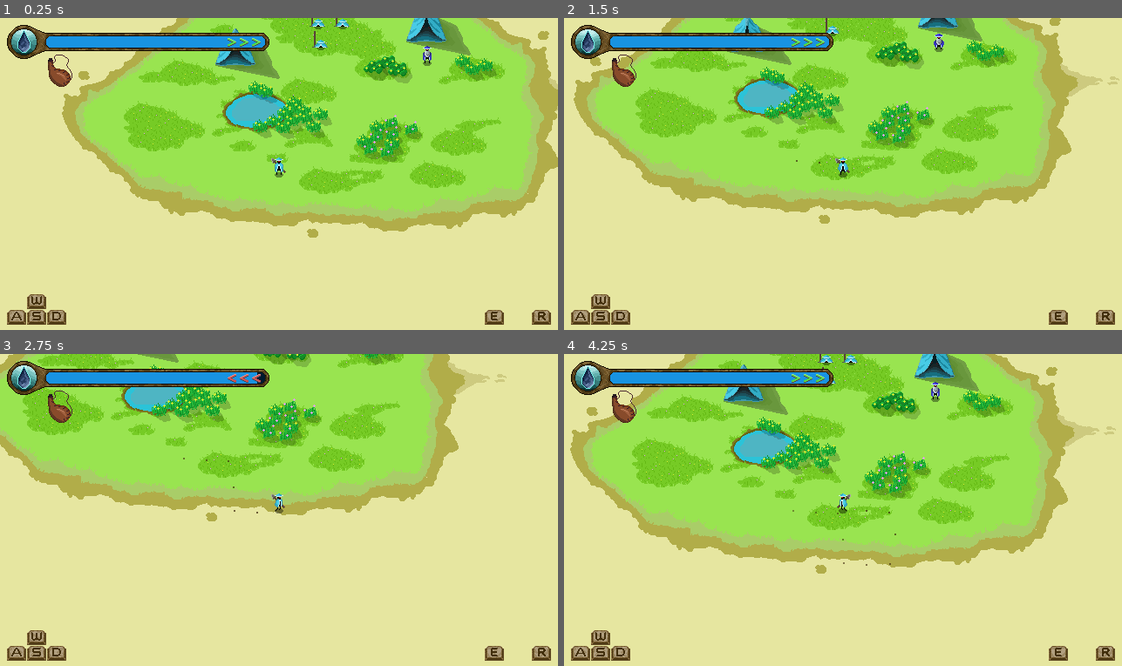
Above: before the commit, frames 1-4 (two rows, left to right).
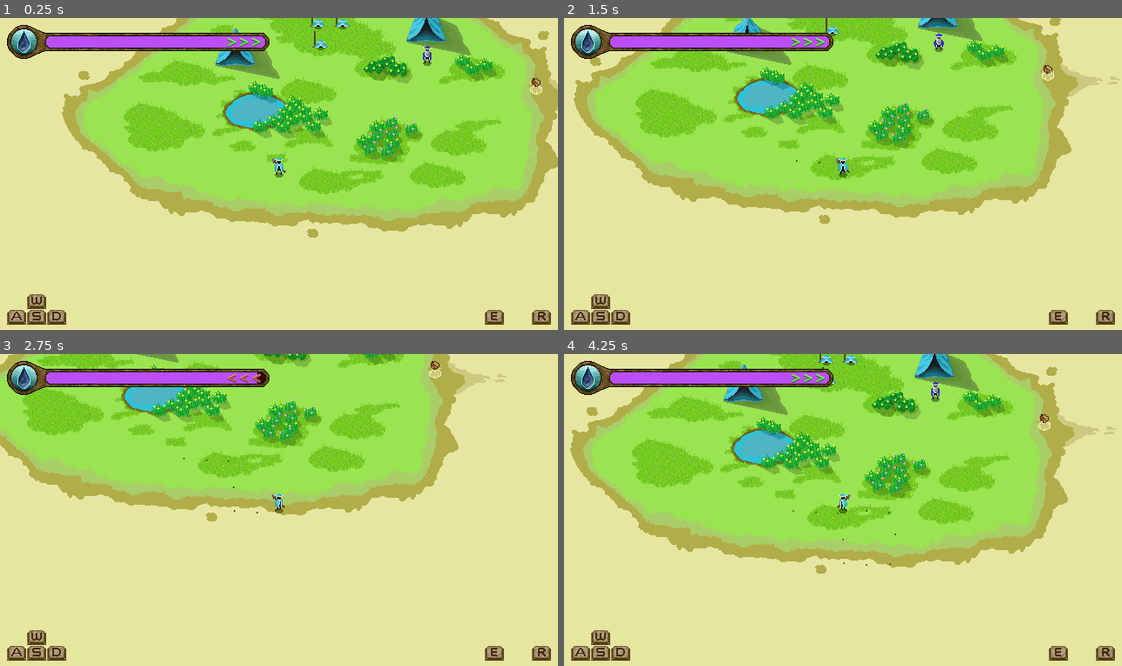
Above: after the commit, the same moments.

Repository: ObliteratedEntertainment/PixelGameJam2024
Game: Godot game, scene res://main.tscn
Two runs of this game, one before a commit and one after it. Both use one fixed random seed, a clock stepped at 60 frames per second and the inputs below.
Inputs:
- Up to frame 1 (0.25 s): no input
- Up to frame 2 (1.5 s): hold Right (ui_right) 0.53-1.28 s; hold Down (ui_down) from 1.28 s (still down)
- Up to frame 3 (2.75 s): release Down (ui_down) at 2.03 s; hold Right (ui_right) from 2.03 s (still down)
- Up to frame 4 (4.25 s): release Right (ui_right) at 2.78 s; hold Up (ui_up) 2.78-3.53 s; hold Left (ui_left) from 3.53 s (still down)

The runs differ from the first frame. In frame 1, 1.7% of the frame differs, in the area x 8-98%, y 5-25%; in frame 2, 1.6%; in frame 3, 1.7%, in the area x 8-80%, y 2-23%; in frame 4, 1.7%.

Commit message:
Added flask as an ingame pickup item.

Diff:
--- /dev/null
+++ b/flask_power_up.gd
@@ -0,0 +1,17 @@
+extends Area2D
+class_name FlaskPowerUp
+
+@onready var flask: Sprite2D = $Flask
+
+@onready var animation_player: AnimationPlayer = $AnimationPlayer
+
+# Called when the node enters the scene tree for the first time.
+func _ready() -> void:
+	pass # Replace with function body.
+
+
+func consume():
+	flask.visible = false
+
+	# TODO: call animation player to do a power removal
+	visible = false
--- /dev/null
+++ b/flask_power_up.tscn
@@ -0,0 +1,100 @@
+[gd_scene load_steps=9 format=3 uid="uid://dq3wbxcbjbjlu"]
+
+[ext_resource type="Texture2D" uid="uid://bhn3fsgl8dqh" path="res://sprites/items/power_up_background.png" id="1_grj5l"]
+[ext_resource type="Script" path="res://flask_power_up.gd" id="1_ot1xf"]
+[ext_resource type="Texture2D" uid="uid://dr4e8ji3q3ybs" path="res://sprites/items/flask.png" id="2_0vr00"]
+[ext_resource type="Texture2D" uid="uid://bacnvtp6ehw86" path="res://sprites/items/power_up_foreground.png" id="2_fmfmn"]
+
+[sub_resource type="Animation" id="Animation_x3cml"]
+resource_name = "FX"
+length = 0.8
+loop_mode = 1
+step = 0.1
+tracks/0/type = "value"
+tracks/0/imported = false
+tracks/0/enabled = true
+tracks/0/path = NodePath("PowerUpFX:frame")
+tracks/0/interp = 1
+tracks/0/loop_wrap = true
+tracks/0/keys = {
+"times": PackedFloat32Array(0, 0.1, 0.2, 0.3, 0.4, 0.5, 0.6, 0.7),
+"transitions": PackedFloat32Array(1, 1, 1, 1, 1, 1, 1, 1),
+"update": 1,
+"values": [0, 1, 2, 3, 4, 5, 6, 7]
+}
+tracks/1/type = "value"
+tracks/1/imported = false
+tracks/1/enabled = true
+tracks/1/path = NodePath("Flask:offset")
+tracks/1/interp = 1
+tracks/1/loop_wrap = true
+tracks/1/keys = {
+"times": PackedFloat32Array(0, 0.1, 0.2, 0.3, 0.4, 0.5, 0.6, 0.7),
+"transitions": PackedFloat32Array(1, 1, 1, 1, 1, 1, 1, 1),
+"update": 0,
+"values": [Vector2(0, 0), Vector2(0, -1), Vector2(0, -2), Vector2(0, -3), Vector2(0, -4), Vector2(0, -3), Vector2(0, -2), Vector2(0, -1)]
+}
+
+[sub_resource type="Animation" id="Animation_71y2d"]
+length = 0.001
+tracks/0/type = "value"
+tracks/0/imported = false
+tracks/0/enabled = true
+tracks/0/path = NodePath("PowerUpFX:frame")
+tracks/0/interp = 1
+tracks/0/loop_wrap = true
+tracks/0/keys = {
+"times": PackedFloat32Array(0),
+"transitions": PackedFloat32Array(1),
+"update": 1,
+"values": [0]
+}
+tracks/1/type = "value"
+tracks/1/imported = false
+tracks/1/enabled = true
+tracks/1/path = NodePath("Flask:offset")
+tracks/1/interp = 1
+tracks/1/loop_wrap = true
+tracks/1/keys = {
+"times": PackedFloat32Array(0),
+"transitions": PackedFloat32Array(1),
+"update": 0,
+"values": [Vector2(0, 0)]
+}
+
+[sub_resource type="AnimationLibrary" id="AnimationLibrary_wlrtu"]
+_data = {
+"FX": SubResource("Animation_x3cml"),
+"RESET": SubResource("Animation_71y2d")
+}
+
+[sub_resource type="CircleShape2D" id="CircleShape2D_kfy8s"]
+radius = 7.0
+
+[node name="Flask" type="Area2D"]
+collision_layer = 2
+collision_mask = 0
+script = ExtResource("1_ot1xf")
+
+[node name="PowerUpBG" type="Sprite2D" parent="."]
+position = Vector2(0, -10)
+texture = ExtResource("1_grj5l")
+hframes = 8
+
+[node name="Flask" type="Sprite2D" parent="."]
+position = Vector2(-1, -6)
+texture = ExtResource("2_0vr00")
+
+[node name="PowerUpFX" type="Sprite2D" parent="."]
+position = Vector2(0, -10)
+texture = ExtResource("2_fmfmn")
+hframes = 8
+
+[node name="AnimationPlayer" type="AnimationPlayer" parent="."]
+libraries = {
+"": SubResource("AnimationLibrary_wlrtu")
+}
+autoplay = "FX"
+
+[node name="CollisionShape2D" type="CollisionShape2D" parent="."]
+shape = SubResource("CircleShape2D_kfy8s")
--- a/oases/starting_oasis.tscn
+++ b/oases/starting_oasis.tscn
@@ -25,6 +25,7 @@
 [ext_resource type="Texture2D" uid="uid://buim2kc6vvm4d" path="res://sprites/borders/oasis_border_9.png" id="21_0otvv"]
 [ext_resource type="Texture2D" uid="uid://dws81xj2fq1xx" path="res://sprites/borders/oasis_mud_patch_1.png" id="22_somoh"]
 [ext_resource type="PackedScene" uid="uid://cn2vru4y6kgtk" path="res://old_man.tscn" id="25_50ayw"]
+[ext_resource type="PackedScene" uid="uid://dq3wbxcbjbjlu" path="res://flask_power_up.tscn" id="26_ky2jt"]
 
 [node name="StartingOasis" type="Area2D"]
 y_sort_enabled = true
@@ -469,3 +470,6 @@
 
 [node name="Tent2" parent="Decorations" instance=ExtResource("12_ilaq6")]
 position = Vector2(196, -79)
+
+[node name="Flask" parent="." instance=ExtResource("26_ky2jt")]
+position = Vector2(321, -24)
--- a/player.gd
+++ b/player.gd
@@ -7,6 +7,7 @@
 
 @onready var zone_detector: Area2D = $ZoneDetector
 @onready var shade_detector: Area2D = $ShadeDetector
+@onready var power_up_detector: Area2D = $PowerUpDetector
 
 
 # Spots to drop footprints at
@@ -25,8 +26,8 @@
 
 # Water system
 var current_water := 100.0
-var unused_flasks := 1
-var total_flasks := 1
+var unused_flasks := 0
+var total_flasks := 0
 var in_oasis := 0
 var in_shade := 0 # Needs to be a counter because there may be overlaps
 
@@ -44,6 +45,8 @@
 
 	shade_detector.area_entered.connect(_on_shade_entered)
 	shade_detector.area_exited.connect(_on_shade_exited)
+
+	power_up_detector.area_entered.connect(_on_power_up_entered)
 
 func reset_state() -> void:
 	current_water = 100.0
@@ -195,6 +198,16 @@
 func _on_shade_exited(body: Area2D) -> void:
 	in_shade -= 1
 
+func _on_power_up_entered(body: Area2D) -> void:
+	if body is FlaskPowerUp:
+		total_flasks += 1
+		unused_flasks += 1
+		WorldManager.player_flask_changed.emit(
+			unused_flasks,
+			total_flasks
+		)
+
+		body.consume()
 
 func _on_respawn_requested() -> void:
 
--- a/player.tscn
+++ b/player.tscn
@@ -468,8 +468,8 @@
 advance_expression_base_node = NodePath("..")
 anim_player = NodePath("../AnimationPlayer")
 parameters/current_length = 0.80001
-parameters/current_position = 0.398884
-parameters/current_delta = 0.00694444
+parameters/current_position = 0.0728094
+parameters/current_delta = 0.00740741
 parameters/DeathDown/current_length = 0.80001
 parameters/DeathDown/current_position = 0.80001
 parameters/DeathDown/current_delta = 0.0
@@ -518,21 +518,21 @@
 parameters/Idle/Start/current_position = 0.0
 parameters/Idle/Start/current_delta = 0.0
 parameters/Movement/current_length = 0.80001
-parameters/Movement/current_position = 0.398884
-parameters/Movement/current_delta = 0.00694444
+parameters/Movement/current_position = 0.0728094
+parameters/Movement/current_delta = 0.00740741
 parameters/Movement/blend_position = Vector2(-0.446187, 0.629956)
 parameters/Movement/0/current_length = 0.80001
-parameters/Movement/0/current_position = 0.398884
-parameters/Movement/0/current_delta = 0.00694444
+parameters/Movement/0/current_position = 0.0728094
+parameters/Movement/0/current_delta = 0.00740741
 parameters/Movement/1/current_length = 0.80001
-parameters/Movement/1/current_position = 0.398884
-parameters/Movement/1/current_delta = 0.00694444
+parameters/Movement/1/current_position = 0.0728094
+parameters/Movement/1/current_delta = 0.00740741
 parameters/Movement/2/current_length = 0.80001
-parameters/Movement/2/current_position = 0.398884
-parameters/Movement/2/current_delta = 0.00694444
+parameters/Movement/2/current_position = 0.0728094
+parameters/Movement/2/current_delta = 0.00740741
 parameters/Movement/3/current_length = 0.80001
-parameters/Movement/3/current_position = 0.398884
-parameters/Movement/3/current_delta = 0.00694444
+parameters/Movement/3/current_position = 0.0728094
+parameters/Movement/3/current_delta = 0.00740741
 parameters/Respawn/current_length = null
 parameters/Respawn/current_position = null
 parameters/Respawn/current_delta = null
@@ -566,3 +566,10 @@
 
 [node name="CollisionShape2D" type="CollisionShape2D" parent="ShadeDetector"]
 shape = SubResource("CircleShape2D_i4c62")
+
+[node name="PowerUpDetector" type="Area2D" parent="."]
+collision_layer = 0
+collision_mask = 2
+
+[node name="CollisionShape2D" type="CollisionShape2D" parent="PowerUpDetector"]
+shape = SubResource("CircleShape2D_i4c62")
--- a/project.godot
+++ b/project.godot
@@ -73,6 +73,7 @@
 
 [layer_names]
 
+2d_physics/layer_2="ItemLayer"
 2d_physics/layer_3="ShadeLayer"
 2d_physics/layer_4="ZoneLayer"
 
--- a/ui/water_gauge.gd
+++ b/ui/water_gauge.gd
@@ -9,9 +9,11 @@
 @export var bg_water_healthy := Color("001a2e")
 @export var bg_water_unhealthy := Color("350208")
 
+@onready var healthy_bubble: Sprite2D = $HealthyBubble
+@onready var unhealthy_bubble: Sprite2D = $UnhealthyBubble
+
 
 @onready var display_intensity: HBoxContainer = $HeatIntensity
-@onready var color_rect: ColorRect = $ColorRect
 @onready var water_level: ColorRect = $WaterLevel
 @onready var background_bar: ColorRect = $BackgroundBar
 
@@ -33,14 +35,21 @@
 	WorldManager.player_water_changed.emit(0, 0, 3)
 
 func _on_player_death(_location: Vector2) -> void:
-	pass
+	unhealthy_bubble.visible = true
+	healthy_bubble.visible = false
+	water_level.size.x = 0.0
 
 func _on_player_water_change(
 	total_water: float,
 	water_delta: float,
 	heat_intensity: int) -> void:
 
-	water_level.size.x = (minf(total_water, 100.0) / 100.0) * max_water_level
+	var percentage = (minf(total_water, 100.0) / 100.0)
+	water_level.size.x = percentage * max_water_level
+
+	var near_death = percentage < 0.25 and not has_unused_flasks
+	unhealthy_bubble.visible = near_death
+	healthy_bubble.visible = not near_death
 
 	# Check if intensity changed for arrows
 	if current_intensity != heat_intensity:
--- a/ui/water_gauge.tscn
+++ b/ui/water_gauge.tscn
@@ -1,12 +1,15 @@
-[gd_scene load_steps=8 format=3 uid="uid://50v8sxikq02p"]
+[gd_scene load_steps=9 format=3 uid="uid://50v8sxikq02p"]
 
 [ext_resource type="Texture2D" uid="uid://djuob4ejbklja" path="res://ui/water_gauge.png" id="1_nvtti"]
 [ext_resource type="Texture2D" uid="uid://cbq56o4ussspj" path="res://ui/water_soul_icon.png" id="2_t1ag3"]
 [ext_resource type="Script" path="res://ui/water_gauge.gd" id="2_t82xu"]
 [ext_resource type="Texture2D" uid="uid://bgdluvvejbyj1" path="res://ui/health_ball_backdrop.png" id="3_vjppu"]
+[ext_resource type="Texture2D" uid="uid://daklcb1r3c0eg" path="res://ui/health_ball_backdrop_danger.png" id="5_gns3a"]
 
 [sub_resource type="Animation" id="Animation_lka7y"]
-length = 0.001
+length = 1.00001
+loop_mode = 1
+step = 0.125
 tracks/0/type = "value"
 tracks/0/imported = false
 tracks/0/enabled = true
@@ -14,10 +17,10 @@
 tracks/0/interp = 1
 tracks/0/loop_wrap = true
 tracks/0/keys = {
-"times": PackedFloat32Array(0),
-"transitions": PackedFloat32Array(1),
+"times": PackedFloat32Array(0, 0.125, 0.25, 0.375, 0.5, 0.625, 0.75, 0.875),
+"transitions": PackedFloat32Array(1, 1, 1, 1, 1, 1, 1, 1),
 "update": 1,
-"values": [0]
+"values": [0, 1, 2, 3, 4, 5, 6, 7]
 }
 
 [sub_resource type="Animation" id="Animation_df1g7"]
@@ -56,17 +59,31 @@
 texture = ExtResource("2_t1ag3")
 stretch_mode = 2
 
-[node name="AnimatedHealthBubble" type="Sprite2D" parent="."]
+[node name="HealthyBubble" type="Sprite2D" parent="."]
 z_index = -1
 position = Vector2(20, 19)
 texture = ExtResource("3_vjppu")
 hframes = 8
 
-[node name="AnimationPlayer" type="AnimationPlayer" parent="AnimatedHealthBubble"]
+[node name="AnimationPlayer" type="AnimationPlayer" parent="HealthyBubble"]
 libraries = {
 "": SubResource("AnimationLibrary_8qmfp")
 }
 autoplay = "run_health"
+speed_scale = 0.25
+
+[node name="UnhealthyBubble" type="Sprite2D" parent="."]
+visible = false
+z_index = -1
+position = Vector2(20, 19)
+texture = ExtResource("5_gns3a")
+hframes = 8
+
+[node name="AnimationPlayer" type="AnimationPlayer" parent="UnhealthyBubble"]
+libraries = {
+"": SubResource("AnimationLibrary_8qmfp")
+}
+autoplay = "RESET"
 speed_scale = 0.25
 
 [node name="HeatIntensity" type="HBoxContainer" parent="."]
Binary file changed: docs/concept_ingame.aseprite
Not shown: 1 places in oases/starting_oasis.tscn that only renumber resources
Binary file added: sprites/items/flask.aseprite
Binary file added: sprites/items/flask.png
Not shown, added: sprites/items/flask.png.import
Binary file added: sprites/items/power_up.aseprite
Binary file added: sprites/items/power_up.png
Not shown, added: sprites/items/power_up.png.import
Binary file added: sprites/items/power_up_background.png
Not shown, added: sprites/items/power_up_background.png.import
Binary file added: sprites/items/power_up_foreground.png
Not shown, added: sprites/items/power_up_foreground.png.import
(and 3 more such lines)
